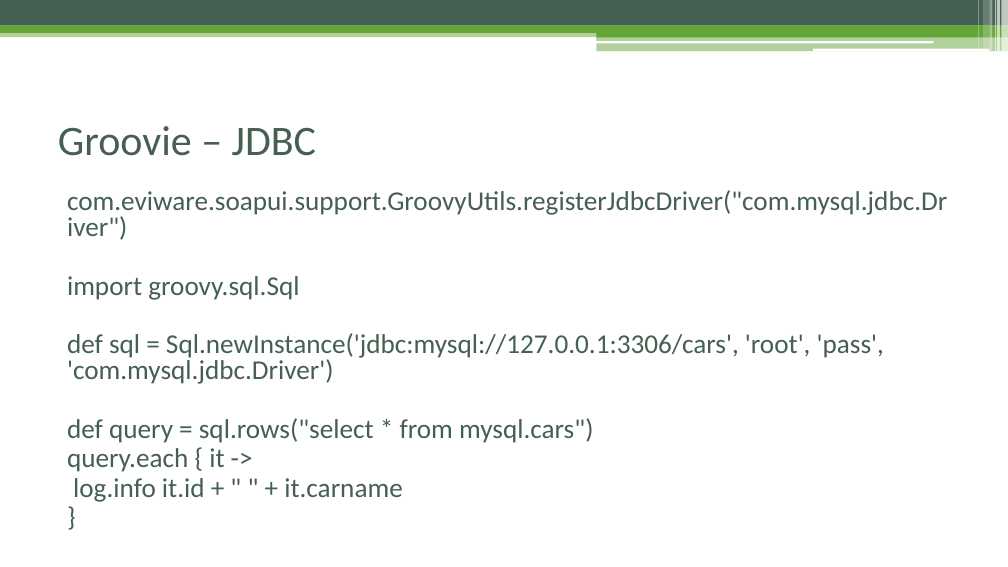
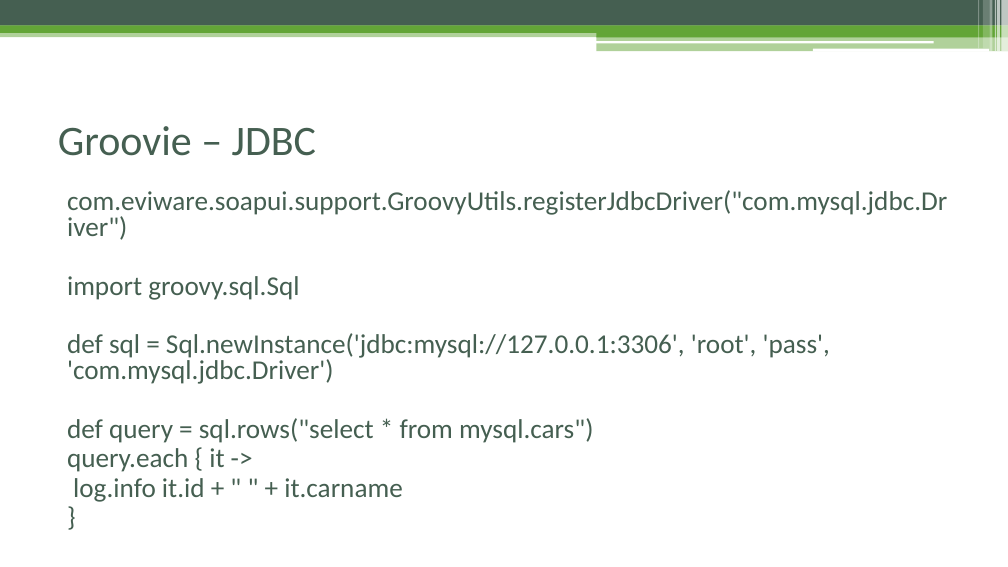
Before and after one commit to czyzyk29/SoapUI_Workshop, a slide deck: slide 54 of Warsztat_soapUI.pptx (slide 53 before the commit). Drawn at 1008x567 pixels with LibreOffice and Linux fonts; fonts in the diff are those of the drawing. Boxes give left, top, right and bottom in pixels: in the first picture for what was removed or moved away, otherwise in the second. Text is boxed around its words. In the diff, an @@ line names an element or a change of style, - is before the commit and + after.

```diff
--- a/Warsztat_soapUI.pptx
+++ b/Warsztat_soapUI.pptx
@@ text at bbox=[67, 333, 830, 384]: text changed @@
-def sql = Sql.newInstance('jdbc:mysql://127.0.0.1:3306/cars', 'root', 'pass', 'com.mysql.jdbc.Driver')
+def sql = Sql.newInstance('jdbc:mysql://127.0.0.1:3306', 'root', 'pass', 'com.mysql.jdbc.Driver')
```
Also in this commit, not shown: 15 other slides changed, 2 slides added, 10 other files.
